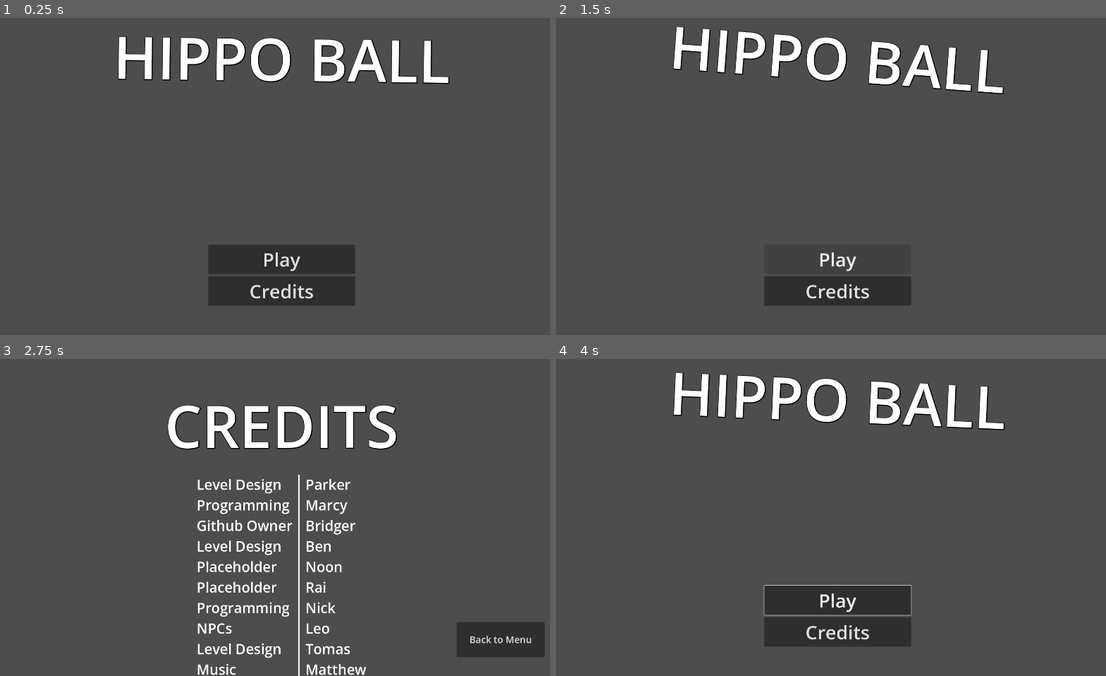
Above: before the commit, frames 1-4 (two rows, left to right).
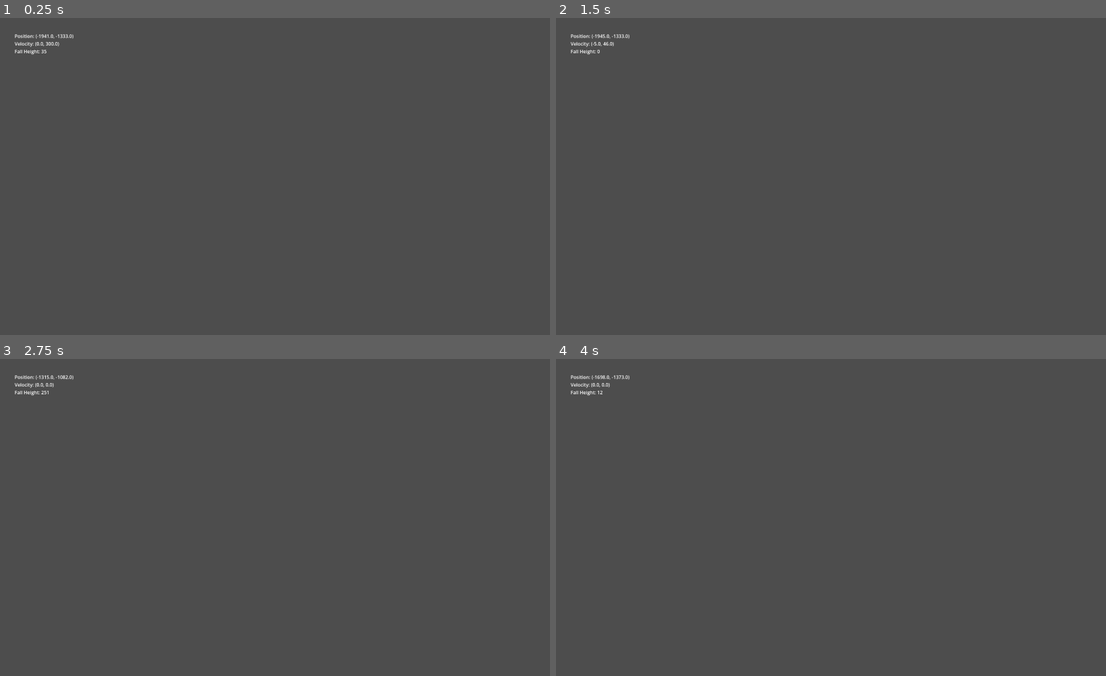
Above: after the commit, the same moments.

Repository: VGDCatumn/VGDC_FALL_26
Game: Godot game, scene res://Levels/testing.tscn
Two runs of this game, one before a commit and one after it. Both use one fixed random seed, a clock stepped at 60 frames per second and the inputs below. Before the commit the project starts from res://UI/main_menu.tscn.
Inputs (mouse positions are in pixels of both pictures, inside the frame that each line leads up to):
- Up to frame 1 (0.25 s): no input
- Up to frame 2 (1.5 s): click (836, 258) at 0.5 s, where only the run before the commit has a clickable "Play"; click (836, 258) at 1.25 s, where only the run before the commit has a clickable "Play"
- Up to frame 3 (2.75 s): tap Enter (ui_accept) at 2, 2.27 s; hold D (move_right) from 2.03 s (still down); tap Tab (dev_mode) at 2.1 s
- Up to frame 4 (4 s): tap Enter (ui_accept) at 2.75, 3.02 s; tap Tab (dev_mode) at 2.85, 3.6 s; release D (move_right) at 3.53 s; hold A (move_left) from 3.53 s (still down)

The runs differ from the first frame. In frame 1, 8.5% of the frame differs, in the area x 2-82%, y 5-91%; in frame 2, 6.2%; in frame 3, 7.8%; in frame 4, 8.7%, in the area x 2-82%, y 4-91%.

Commit message:
Rigid body implementation with terrible collision detection
Using rigid body right now but as I'm writing this thought of a way to do it with static body

Diff:
--- a/Godot/Instances/player_ball_man.tscn
+++ b/Godot/Instances/player_ball_man.tscn
@@ -291,12 +291,14 @@
 script = ExtResource("1_gc4hn")
 
 [node name="ball_sprite" type="Sprite2D" parent="." unique_id=1196626458]
+visible = false
 z_index = 1
 position = Vector2(0, -1)
 scale = Vector2(0.1769723, 0.17636023)
 texture = ExtResource("2_s6csc")
 
 [node name="man_sprite" type="Sprite2D" parent="." unique_id=357147493]
+visible = false
 z_index = 1
 position = Vector2(-1.999999, -77.875)
 scale = Vector2(0.18995097, 0.19648694)
--- /dev/null
+++ b/Godot/Levels/Chandelier.gd
@@ -0,0 +1,29 @@
+extends RigidBody2D
+
+@export var impulse_multiplier = .01
+
+
+var in_vel = 0;
+# Called when the node enters the scene tree for the first time.
+func _ready() -> void:
+	pass # Replace with function body.
+
+
+# Called every frame. 'delta' is the elapsed time since the previous frame.
+func _process(delta: float) -> void:
+	pass
+
+
+func _on_area_2d_body_entered(body: Node2D) -> void:
+	if body.is_in_group("PLAYER"):
+		in_vel = body.velocity
+		print("INVEL: "+str(in_vel))
+
+
+func _on_collision_body_exited(body: Node2D) -> void:
+	if body.is_in_group("PLAYER"):
+		print("IMPULSE")
+		print("OUTVEL: "+str(body.velocity))
+		var impulse = in_vel - body.velocity
+		print("Impulse: " + str(impulse))
+		apply_impulse(impulse*impulse_multiplier, body.position	)
--- /dev/null
+++ b/Godot/Levels/collision_shape_2d.gd
@@ -0,0 +1,11 @@
+extends CollisionShape2D
+
+
+# Called when the node enters the scene tree for the first time.
+func _ready() -> void:
+	pass # Replace with function body.
+
+
+# Called every frame. 'delta' is the elapsed time since the previous frame.
+func _process(delta: float) -> void:
+	pass
--- a/Godot/Levels/testing.tscn
+++ b/Godot/Levels/testing.tscn
@@ -1,11 +1,11 @@
 [gd_scene format=3 uid="uid://db70dai06rnqn"]
 
-[ext_resource type="Script" uid="uid://cepu58cuc2x2a" path="res://Scripts/level_testing.gd" id="1_enxv6"]
-[ext_resource type="PackedScene" uid="uid://cu3gpl8nth35v" path="res://Instances/platform_rotating.tscn" id="2_2xqxn"]
+[ext_resource type="Script" path="res://Scripts/level_testing.gd" id="1_enxv6"]
 [ext_resource type="PackedScene" uid="uid://duoojr5lkmj1k" path="res://Instances/player_ball_man.tscn" id="3_6fp6m"]
 [ext_resource type="PackedScene" uid="uid://d2jwllqcv5r6g" path="res://Instances/platform_spring.tscn" id="4_enxv6"]
 [ext_resource type="PackedScene" uid="uid://b4anoj2hvgqbq" path="res://Instances/platform_trapdoor.tscn" id="5_a7g5p"]
 [ext_resource type="PackedScene" uid="uid://bfyxkypka7bm5" path="res://UI/ui_stats.tscn" id="6_ymqfe"]
+[ext_resource type="Script" uid="uid://btv1dhnhh2led" path="res://Levels/Chandelier.gd" id="7_2xqxn"]
 
 [sub_resource type="RectangleShape2D" id="RectangleShape2D_enxv6"]
 size = Vector2(1120.5, 124)
@@ -124,9 +124,6 @@
 [sub_resource type="RectangleShape2D" id="RectangleShape2D_rk17o"]
 size = Vector2(86.987076, 76.372574)
 
-[sub_resource type="RectangleShape2D" id="RectangleShape2D_468tx"]
-size = Vector2(511.5, 117.4375)
-
 [sub_resource type="RectangleShape2D" id="RectangleShape2D_ycp61"]
 size = Vector2(347.9392, 629.19135)
 
@@ -184,11 +181,25 @@
 [sub_resource type="RectangleShape2D" id="RectangleShape2D_4nngh"]
 size = Vector2(441.75, 696.6643)
 
+[sub_resource type="RectangleShape2D" id="RectangleShape2D_iknic"]
+size = Vector2(109, 89)
+
+[sub_resource type="RectangleShape2D" id="RectangleShape2D_85567"]
+size = Vector2(740, 89.5)
+
+[sub_resource type="RectangleShape2D" id="RectangleShape2D_468tx"]
+size = Vector2(740, 89.5)
+
 [node name="Testing2" type="Node2D" unique_id=488097887]
 script = ExtResource("1_enxv6")
 
 [node name="BallMan" parent="." unique_id=742937550 instance=ExtResource("3_6fp6m")]
-position = Vector2(-1734, 292)
+light_mask = 2
+position = Vector2(-1941, -1368)
+
+[node name="Camera2D" parent="BallMan" index="5" unique_id=1215970789]
+zoom = Vector2(1, 1)
+target_zoom = Vector2(1, 1)
 
 [node name="Node2D" type="Node2D" parent="." unique_id=345842558]
 
@@ -471,12 +482,6 @@
 scale = Vector2(0.99999994, 0.99999994)
 shape = SubResource("RectangleShape2D_rk17o")
 
-[node name="CollisionShape2D32" type="CollisionShape2D" parent="StaticBody2D" unique_id=2066708436]
-position = Vector2(-2494.9998, -1545)
-rotation = -0.15384316
-scale = Vector2(1.2144043, 0.52159667)
-shape = SubResource("RectangleShape2D_468tx")
-
 [node name="CollisionShape2D31" type="CollisionShape2D" parent="StaticBody2D" unique_id=399484624]
 position = Vector2(-2817.8423, -677.9971)
 rotation = 0.47479096
@@ -586,7 +591,35 @@
 [node name="Crumbling Platform" parent="." unique_id=2007738548 instance=ExtResource("5_a7g5p")]
 position = Vector2(-511, 505)
 
-[node name="Rotating Platform" parent="." unique_id=205255195 instance=ExtResource("2_2xqxn")]
-position = Vector2(-1759, -837)
-
 [node name="UI_Stats" parent="." unique_id=804815919 instance=ExtResource("6_ymqfe")]
+
+[node name="Base" type="StaticBody2D" parent="." unique_id=1188991041]
+
+[node name="Base" type="CollisionShape2D" parent="Base" unique_id=1040957879]
+position = Vector2(-1706, -1365)
+shape = SubResource("RectangleShape2D_iknic")
+
+[node name="PinJoint2D" type="PinJoint2D" parent="Base/Base" unique_id=1686163876]
+position = Vector2(1, -2)
+node_a = NodePath("../..")
+node_b = NodePath("../../Chandelier")
+
+[node name="Chandelier" type="RigidBody2D" parent="Base" unique_id=1407441813]
+position = Vector2(-1699, -965)
+script = ExtResource("7_2xqxn")
+impulse_multiplier = 0.05
+
+[node name="CollisionShape2D2" type="CollisionShape2D" parent="Base/Chandelier" unique_id=1749683435]
+shape = SubResource("RectangleShape2D_85567")
+
+[node name="Collision" type="Area2D" parent="Base/Chandelier" unique_id=1473598358]
+
+[node name="CollisionShape2D" type="CollisionShape2D" parent="Base/Chandelier/Collision" unique_id=1490320394]
+z_index = 4
+scale = Vector2(1.03, 2)
+shape = SubResource("RectangleShape2D_468tx")
+
+[connection signal="body_entered" from="Base/Chandelier/Collision" to="Base/Chandelier" method="_on_area_2d_body_entered"]
+[connection signal="body_exited" from="Base/Chandelier/Collision" to="Base/Chandelier" method="_on_collision_body_exited"]
+
+[editable path="BallMan"]
--- a/Godot/Scripts/player_camera_2d.gd
+++ b/Godot/Scripts/player_camera_2d.gd
@@ -2,7 +2,7 @@
 
 @export var zoom_speed = 3.0
 
-var target_zoom = Vector2(0.5,0.5) # initialize with default zoom
+@export var target_zoom = Vector2(0.5,0.5) # initialize with default zoom
 
 func _process(delta):
 	# Smoothly interpolate current zoom to target
--- a/Godot/project.godot
+++ b/Godot/project.godot
@@ -15,7 +15,7 @@
 [application]
 
 config/name="Hopper"
-run/main_scene="uid://bufcv4ada62b7"
+run/main_scene="uid://db70dai06rnqn"
 config/features=PackedStringArray("4.6", "Forward Plus")
 config/icon="res://icon.svg"
 
Not shown: 1 places in Godot/Instances/player_ball_man.tscn that only renumber resources
Not shown, added: Godot/Levels/Chandelier.gd.uid
Not shown, added: Godot/Levels/collision_shape_2d.gd.uid
